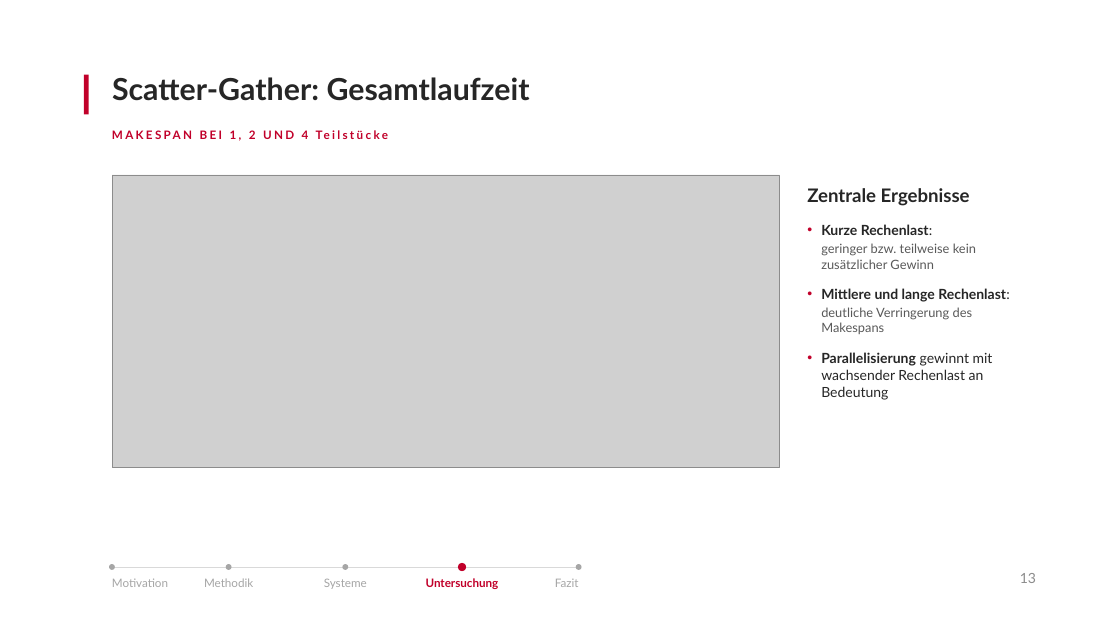
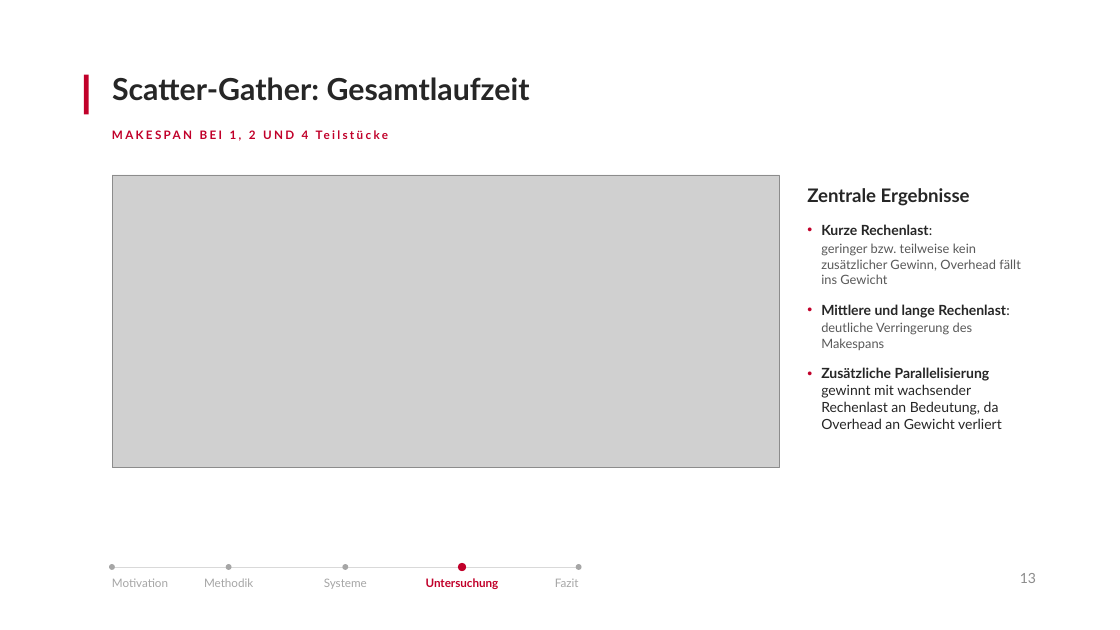
Before and after one commit to antahiri/bachelorarbeit-wms, a slide deck: slide 13 of Präsentation-Kolloqium.pptx. Drawn at 1120x630 pixels with LibreOffice and Linux fonts; fonts in the diff are those of the drawing; grey boxes stand for pictures. Boxes give left, top, right and bottom in pixels: in the first picture for what was removed or moved away, otherwise in the second. Text is boxed around its words. In the diff, an @@ line names an element or a change of style, - is before the commit and + after.

```diff
--- a/Präsentation-Kolloqium.pptx
+++ b/Präsentation-Kolloqium.pptx
@@ text at (821, 243, 1021, 284): text changed @@
-geringer bzw. teilweise kein zusätzlicher Gewinn
+geringer bzw. teilweise kein zusätzlicher Gewinn, Overhead fällt ins Gewicht
@@ text at (821, 367, 1002, 429): text changed @@
-• Parallelisierung gewinnt mit wachsender Rechenlast an Bedeutung
+• Zusätzliche Parallelisierung gewinnt mit wachsender Rechenlast an Bedeutung, da Overhead an Gewicht verliert
```
Also in this commit, not shown: 2 slides added, 1 slide removed.
